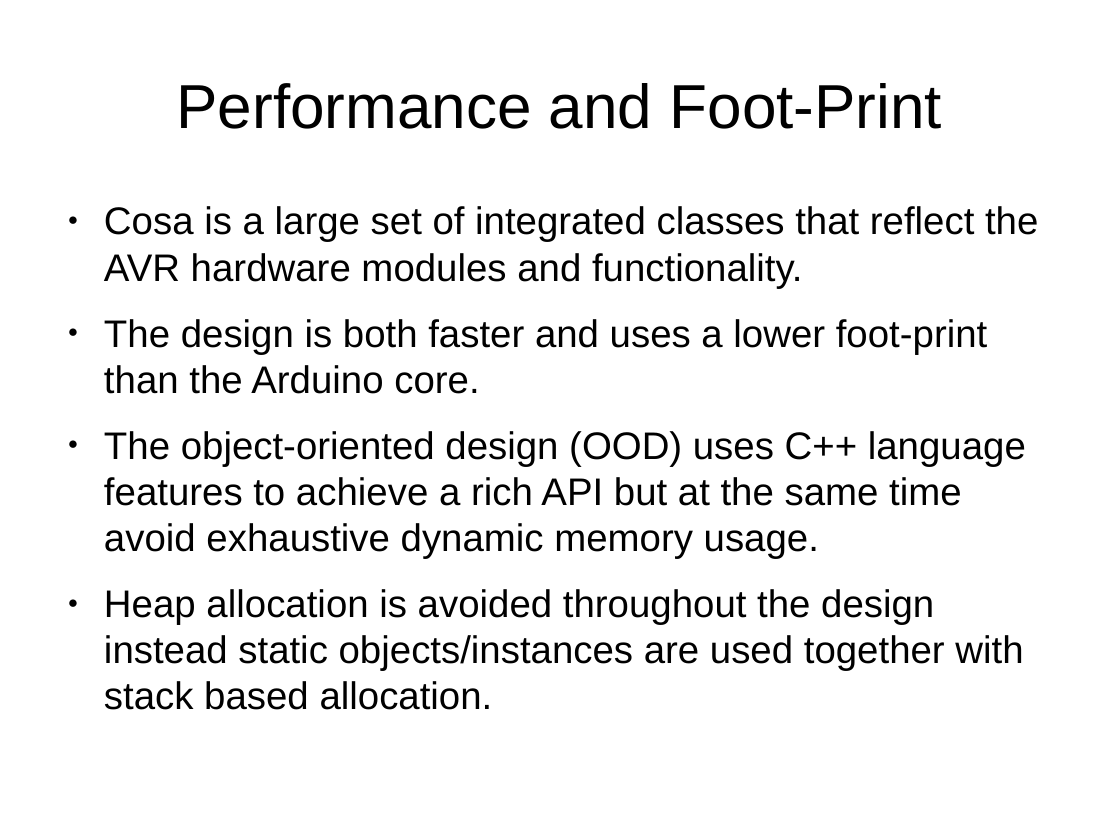
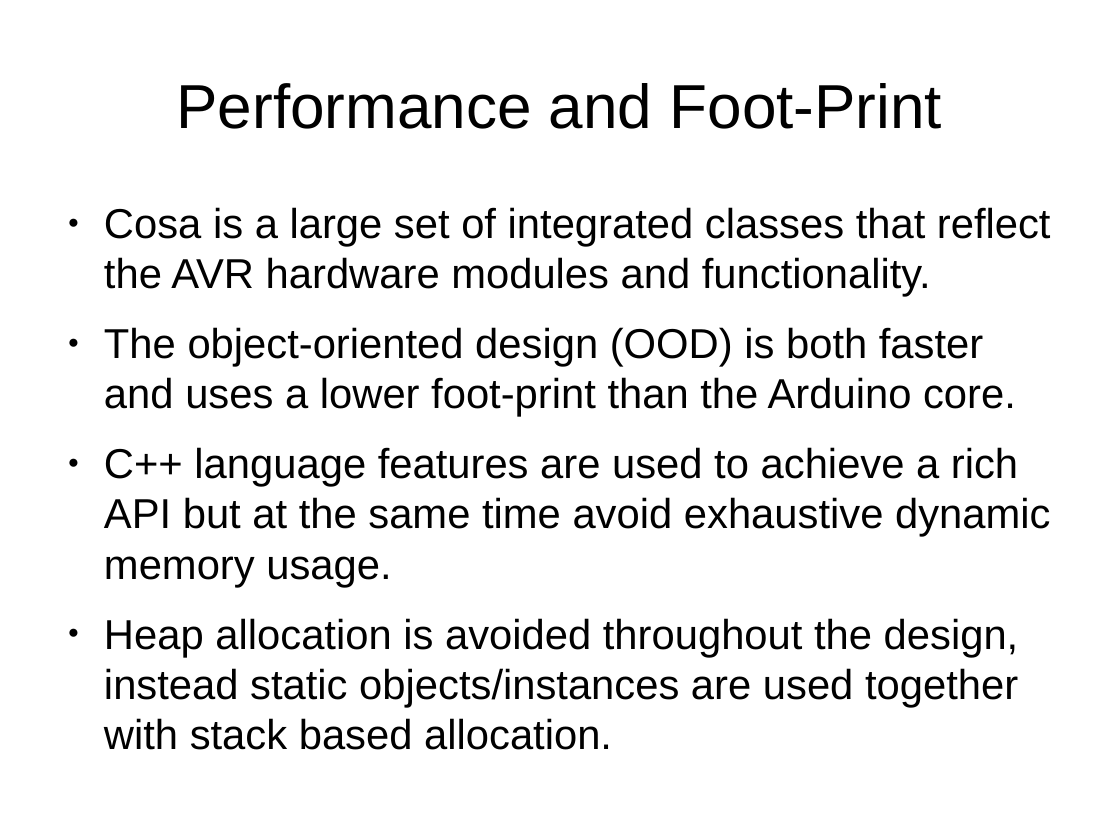
Before and after one commit to mikaelpatel/Cosa-Dolce, a slide deck: slide 5 of Lessons/00.Arduino-examples/Arduino-examples.odp. Drawn at 1120x840 pixels with LibreOffice and Linux fonts; fonts in the diff are those of the drawing. Boxes give left, top, right and bottom in pixels: in the first picture for what was removed or moved away, otherwise in the second. Text is boxed around its words. In the diff, an @@ line names an element or a change of style, - is before the commit and + after.

```diff
--- a/Lessons/00.Arduino-examples/Arduino-examples.odp
+++ b/Lessons/00.Arduino-examples/Arduino-examples.odp
@@ text at [104, 207, 1051, 297]: size 27.2 to 29.6 pt in "Cosa is a large set of integrated ..." @@
@@ text at [104, 327, 1050, 708]: text changed; size 27.2 to 29.6 pt @@
-● The design is both faster and uses a lower foot-print than the Arduino core.
-● The object-oriented design (OOD) uses C++ language features to achieve a rich API but at the same time avoid exhaustive dynamic memory usage.
-● Heap allocation is avoided throughout the design instead static objects/instances are used together with stack based allocation.
+● The object-oriented design (OOD) is both faster and uses a lower foot-print than the Arduino core.
+● C++ language features are used to achieve a rich API but at the same time avoid exhaustive dynamic memory usage.
+● Heap allocation is avoided throughout the design, instead static objects/instances are used together with stack based allocation.
```
Also in this commit, not shown: 6 other slides changed, 1 slide added, 7 other files.
